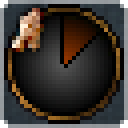
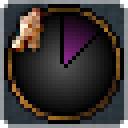
Layers edited between the first and the second (128, 128) image:
added layer "small - g/p" above "small - g/o" over (x1=12, y1=12, x2=116, y2=116)
hid "small - g/o" over (x1=12, y1=12, x2=116, y2=116)
